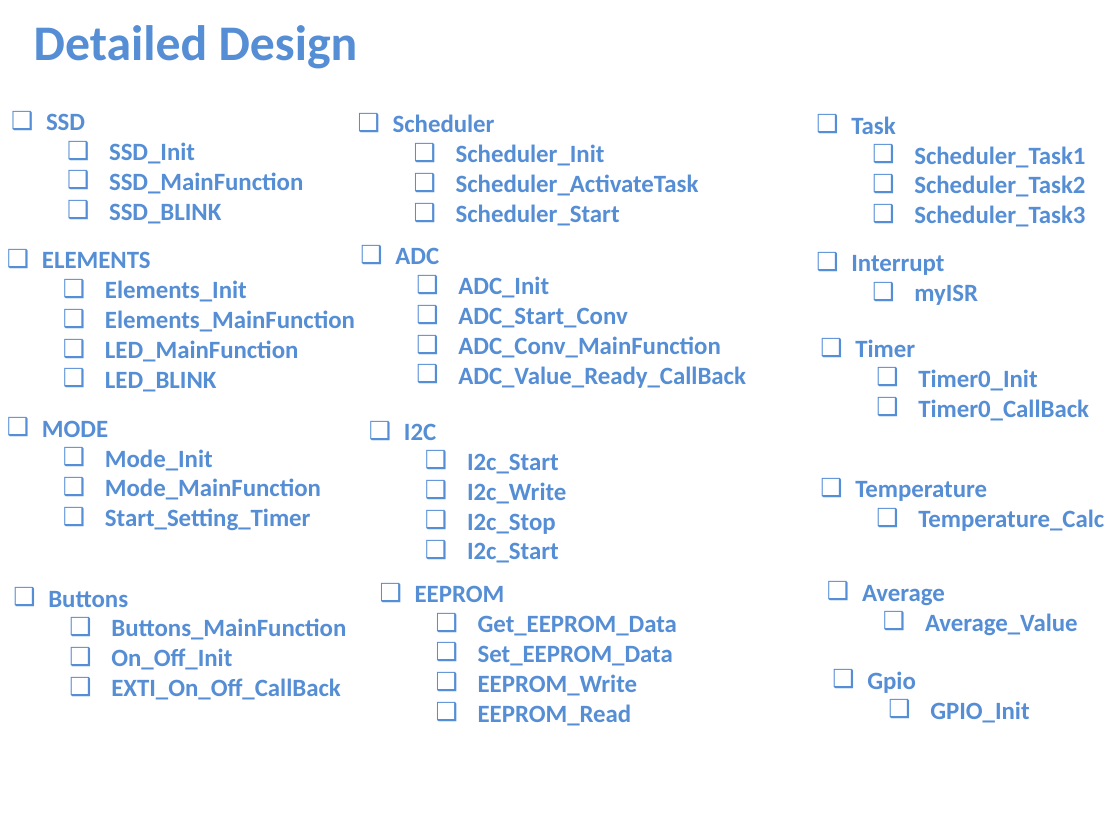
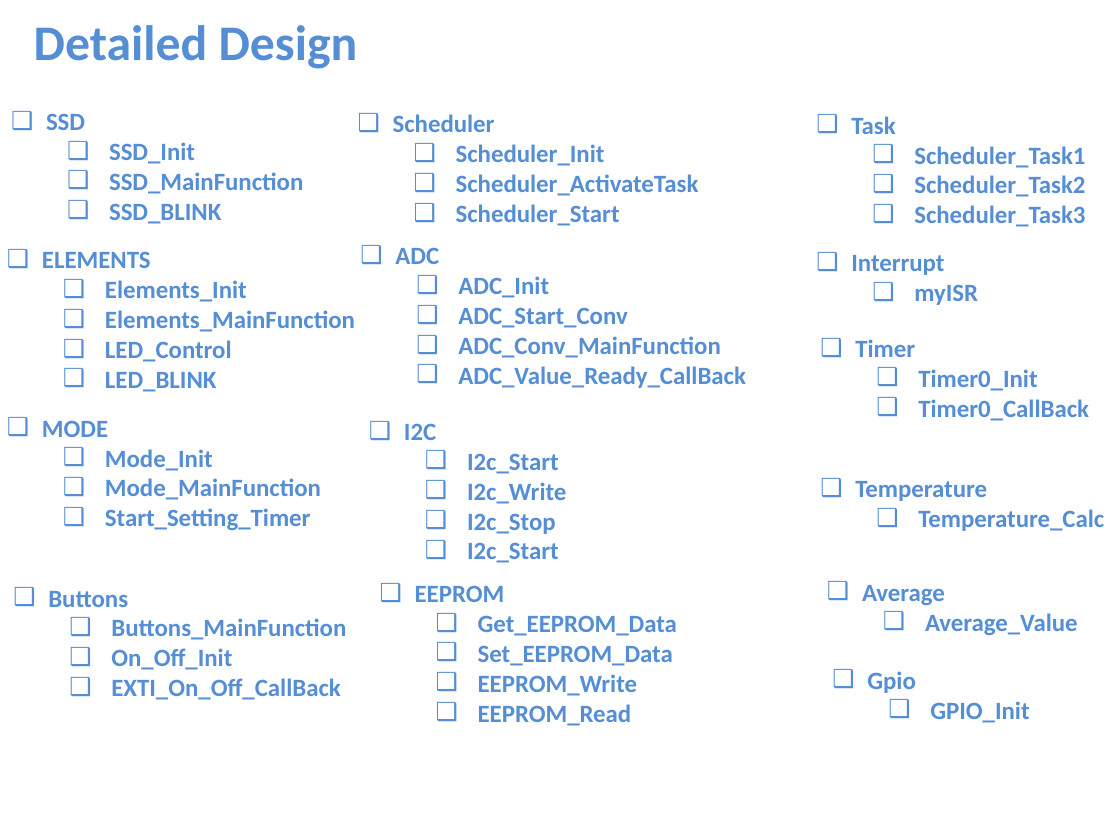
Before and after one commit to Abdelaziz-Sayed-Mohamed/water_heater, a slide deck: slide 2 of WaterHeater.pptx. Drawn at 1120x840 pixels with LibreOffice and Linux fonts; fonts in the diff are those of the drawing. Boxes give left, top, right and bottom in pixels: in the first picture for what was removed or moved away, otherwise in the second. Text is boxed around its words. In the diff, an @@ line names an element or a change of style, - is before the commit and + after.

```diff
--- a/WaterHeater.pptx
+++ b/WaterHeater.pptx
@@ text at [105, 340, 232, 362]: text changed @@
-  ❑ LED_MainFunction
+  ❑ LED_Control
```
Also in this commit, not shown: 2 other slides changed, 6 other files.
